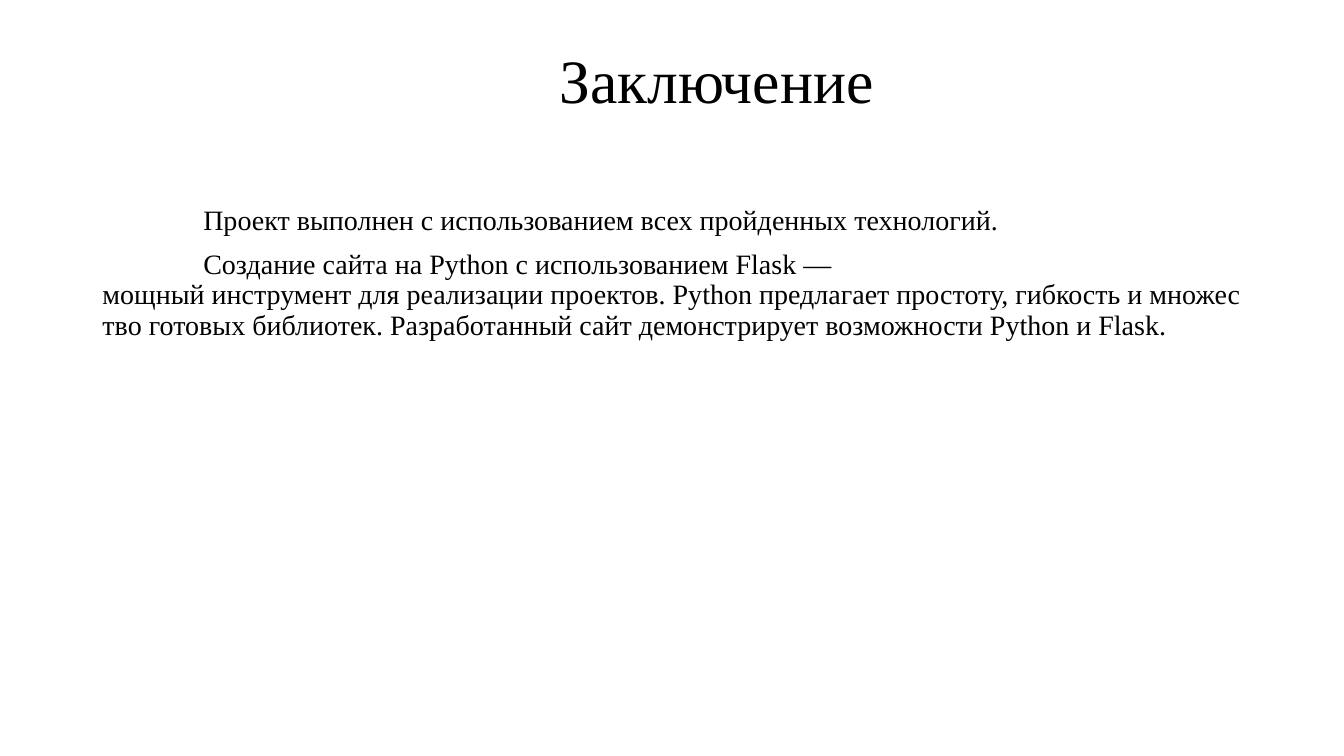
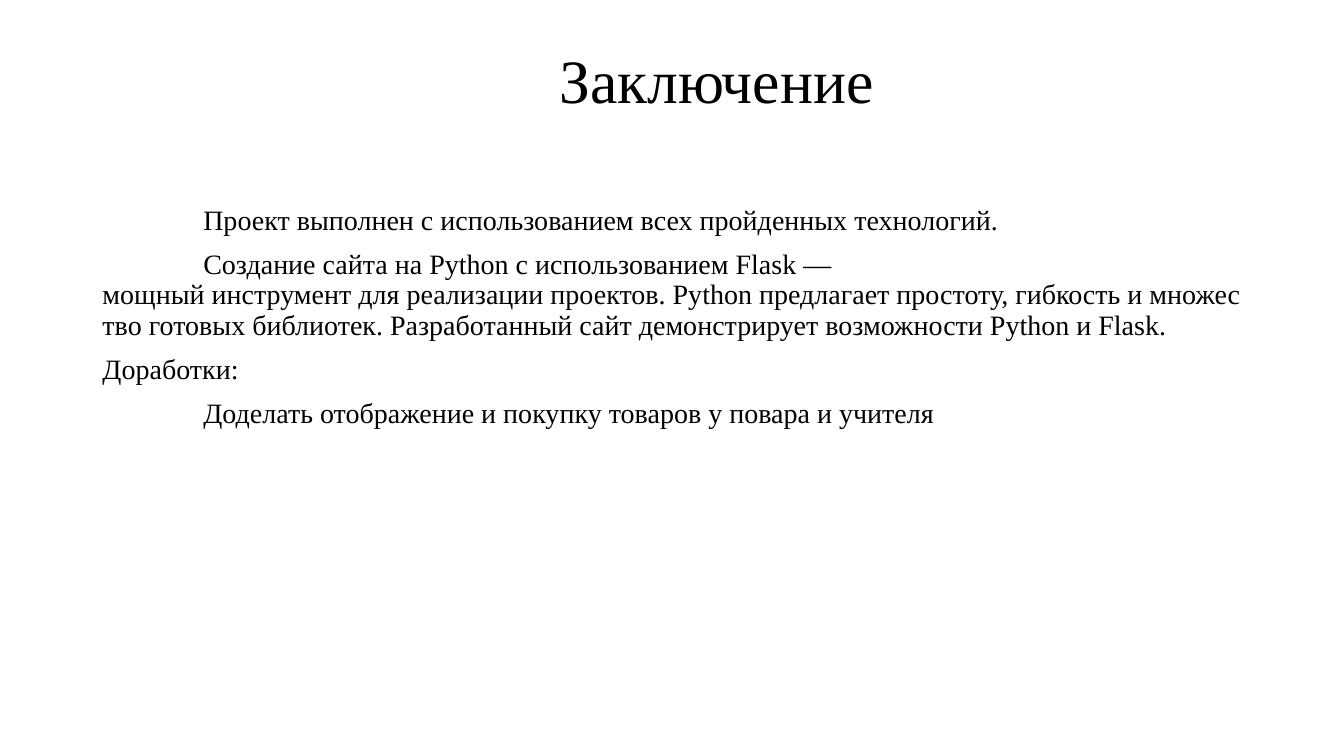
Before and after one commit to mirrroxx/site, a slide deck: slide 5 of Сайт.pptx. Drawn at 1344x756 pixels with LibreOffice and Linux fonts; fonts in the diff are those of the drawing; background and template pictures are left out. Boxes give left, top, right and bottom in pixels: in the first picture for what was removed or moved away, otherwise in the second. Text is boxed around its words. In the diff, an @@ line names an element or a change of style, - is before the commit and + after.

Commit message:
Презентация

```diff
--- a/Сайт.pptx
+++ b/Сайт.pptx
@@ text at (x1=102, y1=359, x2=934, y2=429): paragraphs added @@
+Доработки:
+Доделать отображение и покупку товаров у повара и учителя
```
